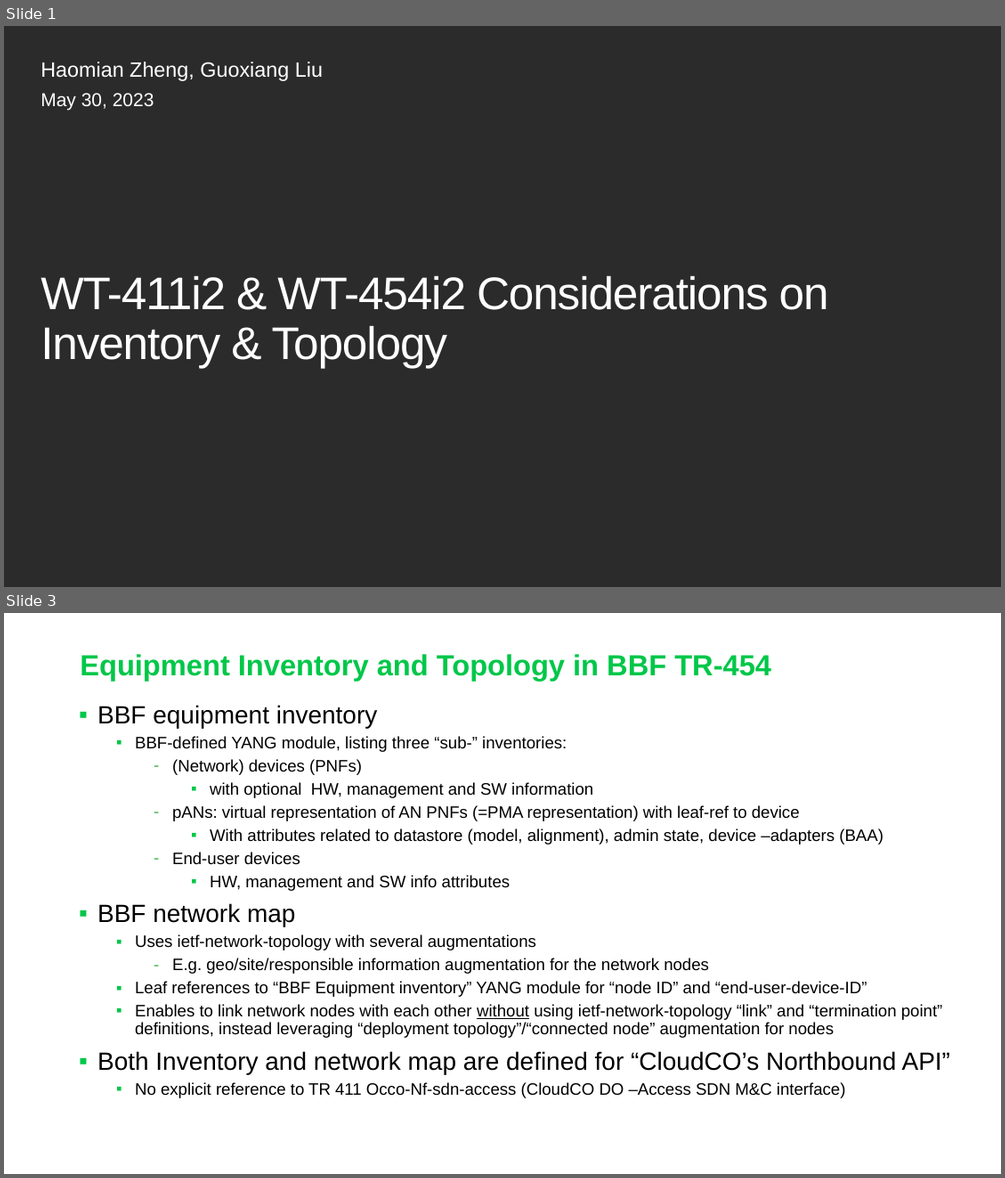
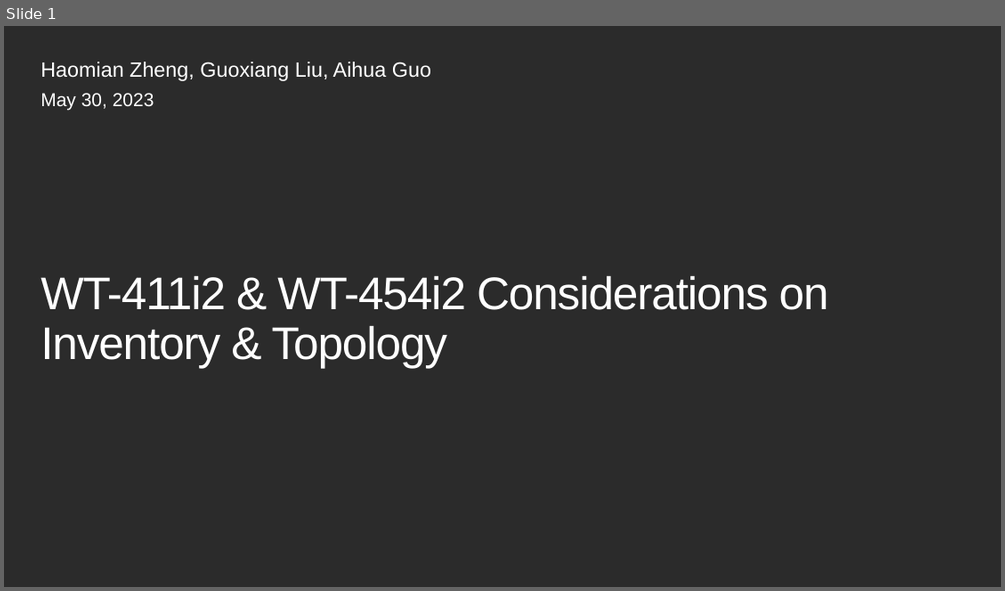
Before and after one commit to aguoietf/Public_material_for_standards, a slide deck: CONTRIB-xxxx-huawei-01 - NBI Design - inventory-topo.pptx. Shown one above the other, each under a label of ours: slides 1 and 3 before the commit, slide 1 after it; the slides between them are not shown. The pictures are 1005x1178 and 1005x591 pixels, drawn with LibreOffice and Linux fonts; fonts in the diff are those of the drawing; background and template pictures are left out; a plain dark background stands for a picture behind light text. Boxes give left, top, right and bottom in pixels: in the first picture for what was removed or moved away, otherwise in the second. Text is boxed around its words. In the diff, an @@ line names an element or a change of style, - is before the commit and + after.

```diff
--- a/CONTRIB-xxxx-huawei-01 - NBI Design - inventory-topo.pptx
+++ b/CONTRIB-xxxx-huawei-01 - NBI Design - inventory-topo.pptx
@@ slide 3 removed at (x1=4, y1=613, x2=1001, y2=1174), background #FFFFFF @@
@@ title removed at (x1=80, y1=654, x2=771, y2=681) @@
-Equipment Inventory and Topology in BBF TR-454
@@ text removed at (x1=97, y1=705, x2=950, y2=1098) @@
-▪ BBF equipment inventory
-  ▪ BBF-defined YANG module, listing three “sub-” inventories:
-    – (Network) devices (PNFs)
-      ▪ with optional HW, management and SW information
-    – pANs: virtual representation of AN PNFs (=PMA representation) with leaf-ref to device
-      ▪ With attributes related to datastore (model, alignment), admin state, device –adapters (BAA)
-    – End-user devices
-      ▪ HW, management and SW info attributes
-▪ BBF network map
-  ▪ Uses ietf-network-topology with several augmentations
-    – E.g. geo/site/responsible information augmentation for the network nodes
-  ▪ Leaf references to “BBF Equipment inventory” YANG module for “node ID” and “end-user-device-ID”
-  ▪ Enables to link network nodes with each other without using ietf-network-topology “link” and “termination point” definitions, instead leveraging “deployment topology”/“connected node” augmentation for nodes
-▪ Both Inventory and network map are defined for “CloudCO’s Northbound API”
-  ▪ No explicit reference to TR 411 Occo-Nf-sdn-access (CloudCO DO –Access SDN M&C interface)
@@ slide 1 changed as well @@
@@ subtitle at (x1=40, y1=62, x2=431, y2=81): text changed @@
-Haomian Zheng, Guoxiang Liu
+Haomian Zheng, Guoxiang Liu, Aihua Guo
```
Also in this commit, not shown: 8 other slides changed, 11 other slides removed, 2 other files.
